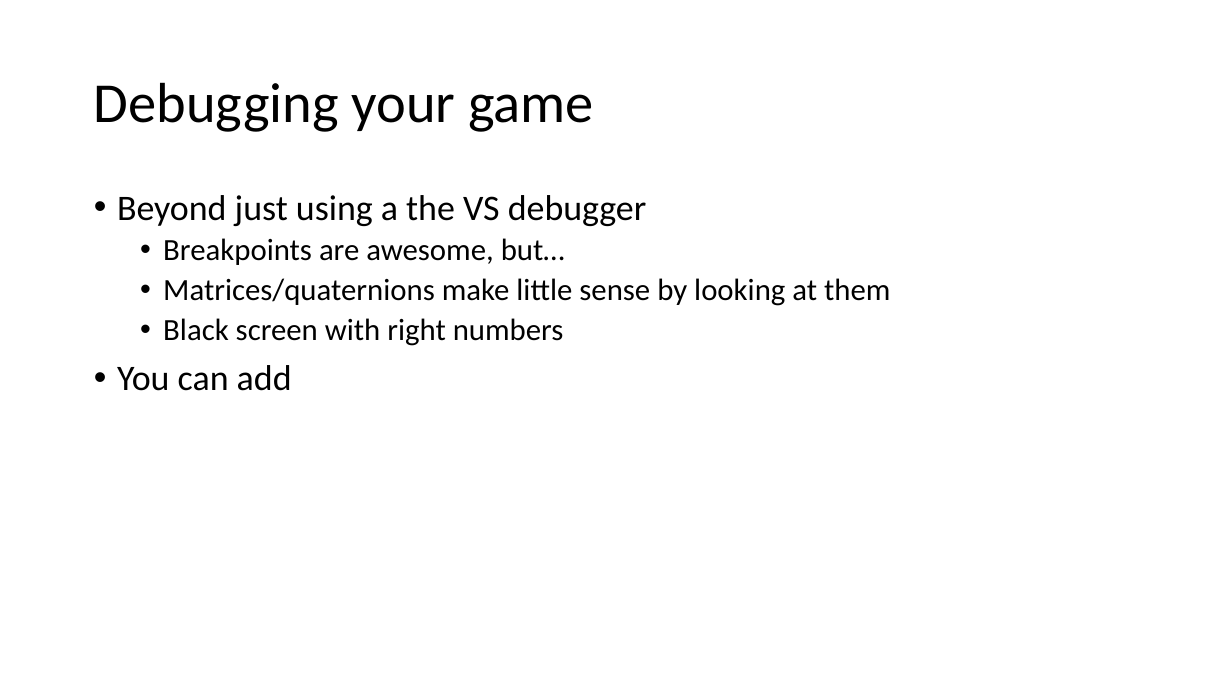
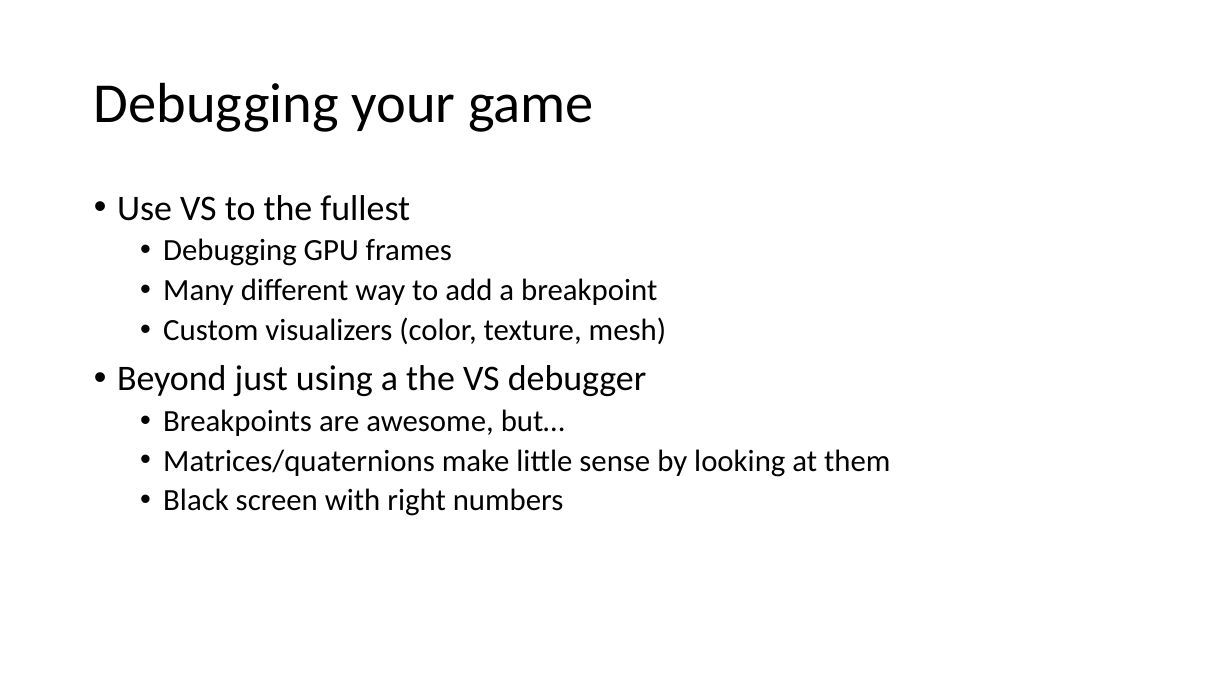
Before and after one commit to enci/Osmium, a slide deck: slide 2 of Examples/Presentations/Debugging and profiling tools.pptx. Drawn at 1232x693 pixels with LibreOffice and Linux fonts; fonts in the diff are those of the drawing. Boxes give left, top, right and bottom in pixels: in the first picture for what was removed or moved away, otherwise in the second. Text is boxed around its words. In the diff, an @@ line names an element or a change of style, - is before the commit and + after.

```diff
--- a/Examples/Presentations/Debugging and profiling tools.pptx
+++ b/Examples/Presentations/Debugging and profiling tools.pptx
@@ text at [117, 195, 666, 344]: paragraphs added @@
+• Use VS to the fullest
+  • Debugging GPU frames
+  • Many different way to add a breakpoint
+  • Custom visualizers (color, texture, mesh)
@@ text at [117, 365, 292, 391]: paragraph removed @@
-• You can add
```
Also in this commit, not shown: 2 other slides changed, 2 slides added.
